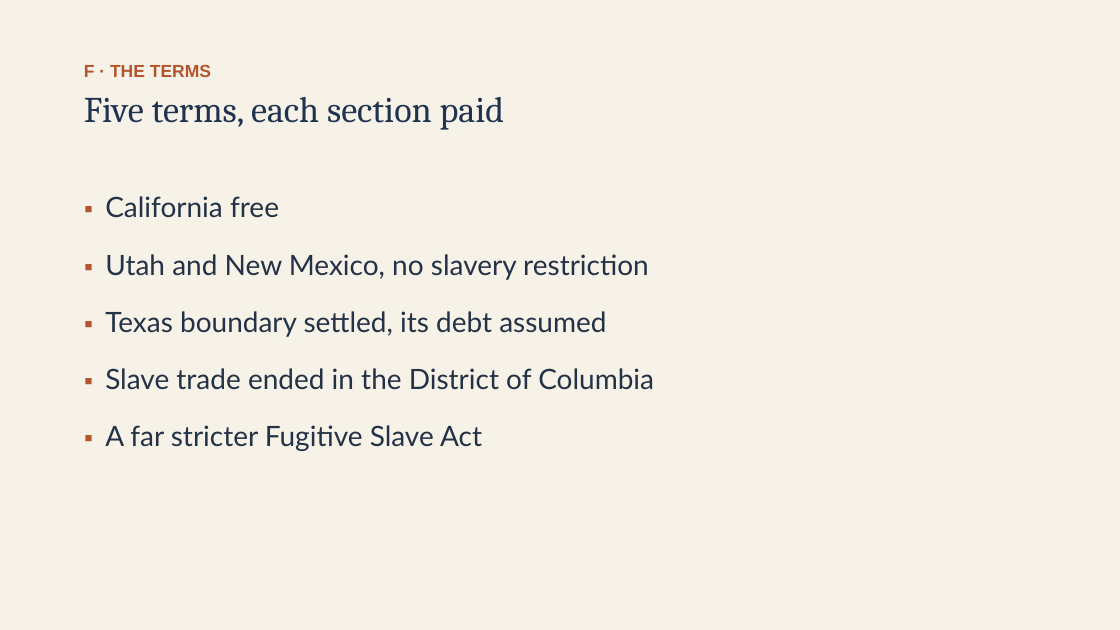
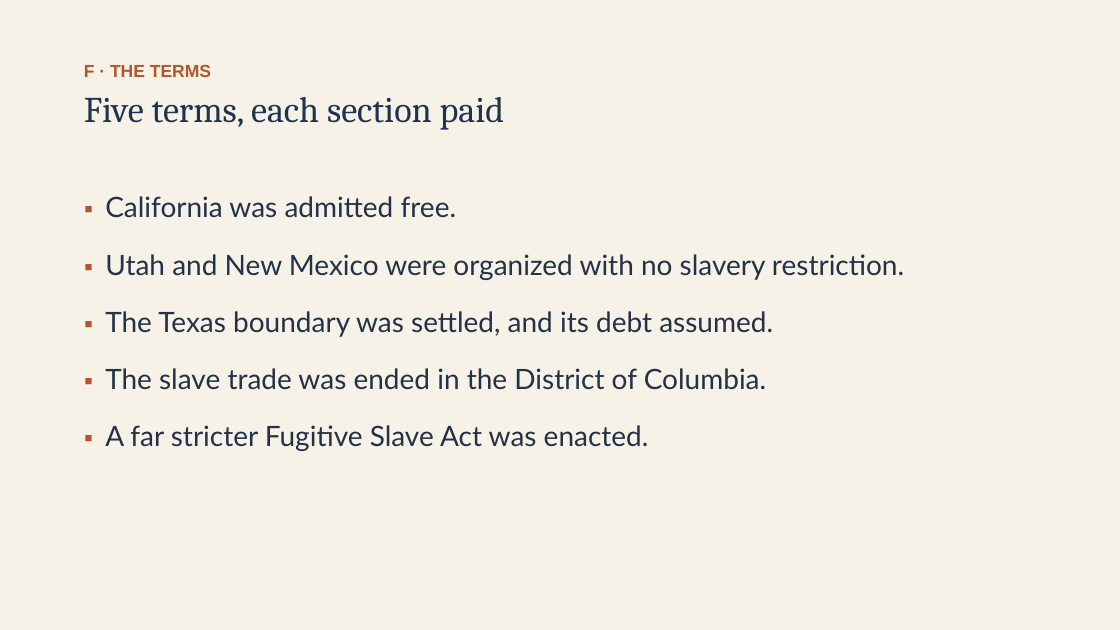
Before and after one commit to ab17gthb/humanities-curriculum-group, a slide deck: slide 16 of sectional-crisis/lesson-01/lesson-01-slides.pptx. Drawn at 1120x630 pixels with LibreOffice and Linux fonts; fonts in the diff are those of the drawing. Boxes give left, top, right and bottom in pixels: in the first picture for what was removed or moved away, otherwise in the second. Text is boxed around its words. In the diff, an @@ line names an element or a change of style, - is before the commit and + after.

```diff
--- a/sectional-crisis/lesson-01/lesson-01-slides.pptx
+++ b/sectional-crisis/lesson-01/lesson-01-slides.pptx
@@ text at [105, 196, 904, 451]: text changed @@
-▪ California free
-▪ Utah and New Mexico, no slavery restriction
-▪ Texas boundary settled, its debt assumed
-▪ Slave trade ended in the District of Columbia
-▪ A far stricter Fugitive Slave Act
+▪ California was admitted free.
+▪ Utah and New Mexico were organized with no slavery restriction.
+▪ The Texas boundary was settled, and its debt assumed.
+▪ The slave trade was ended in the District of Columbia.
+▪ A far stricter Fugitive Slave Act was enacted.
```
Also in this commit, not shown: 8 other slides changed, 6 other files.
